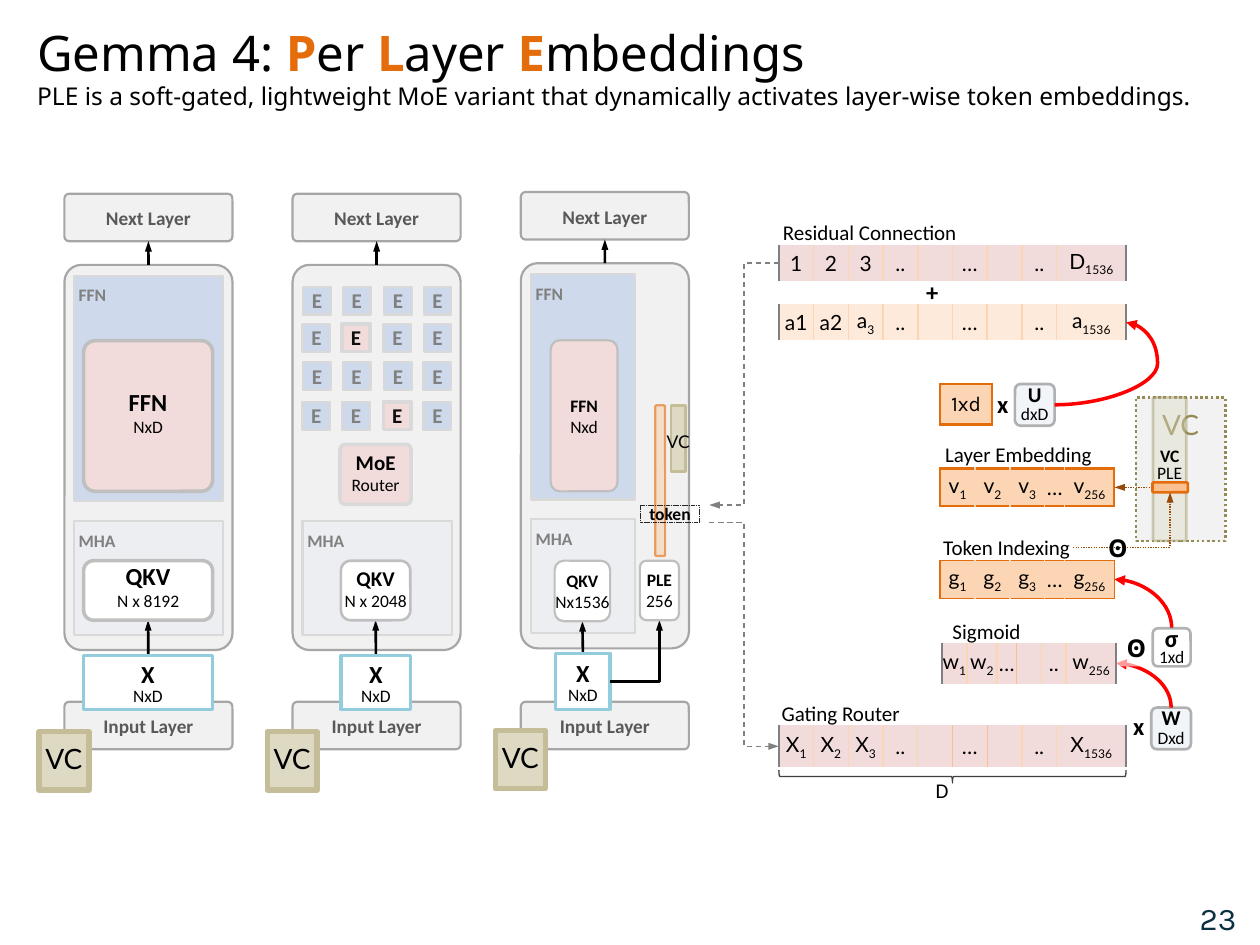
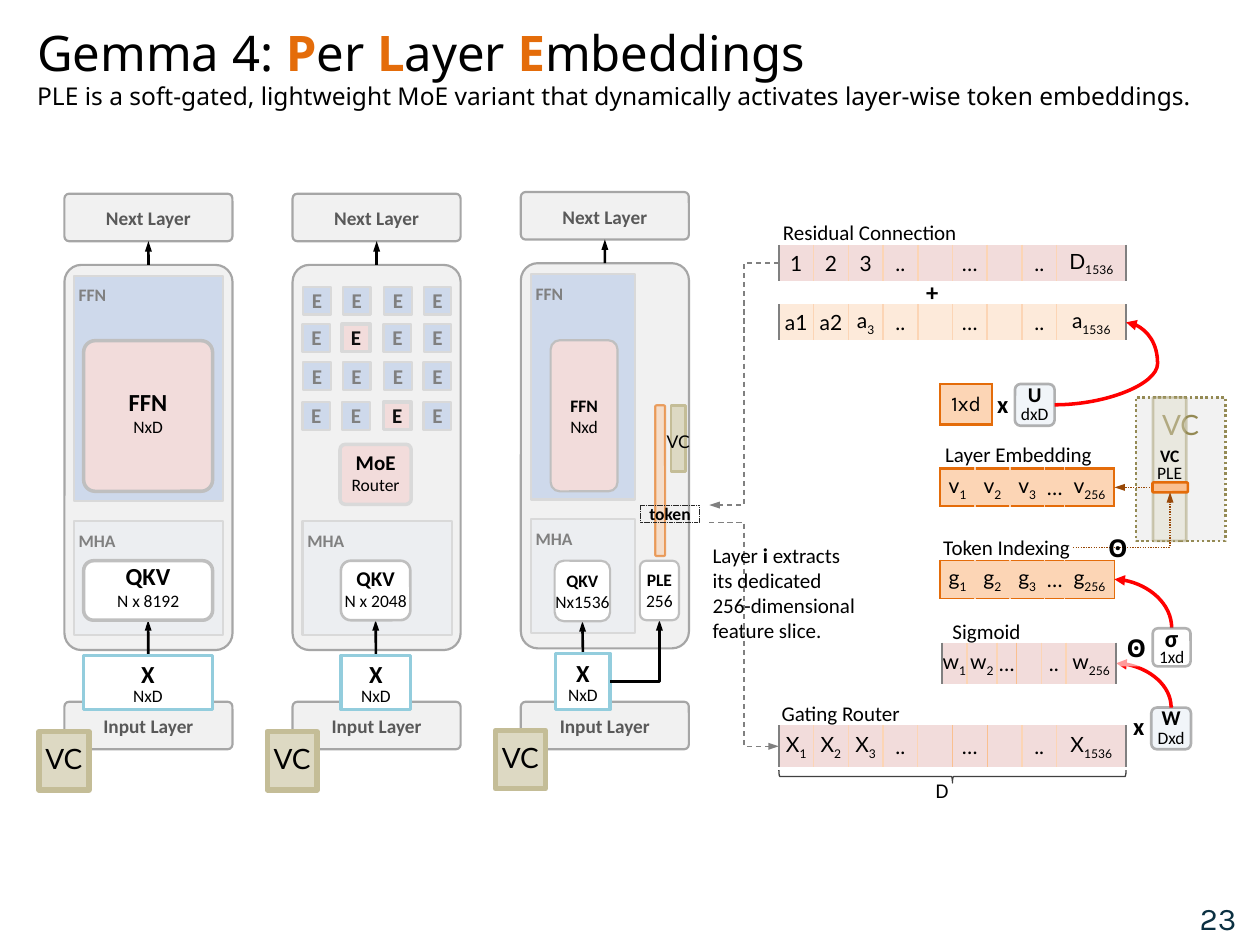
Before and after one commit to navibator/crazy-ai, a slide deck: slide 24 of gemma-v4-0914.pptx. Drawn at 1260x945 pixels with LibreOffice and Linux fonts; fonts in the diff are those of the drawing; background and template pictures are left out. Boxes give left, top, right and bottom in pixels: in the first picture for what was removed or moved away, otherwise in the second. Text is boxed around its words. In the diff, an @@ line names an element or a change of style, - is before the commit and + after.

```diff
--- a/gemma-v4-0914.pptx
+++ b/gemma-v4-0914.pptx
@@ text added at bbox=[713, 545, 855, 645], 12 pt, text #000000 @@
+Layer i extracts its dedicated
+256-dimensional feature slice.
```
Also in this commit, not shown: 3 other slides changed.
